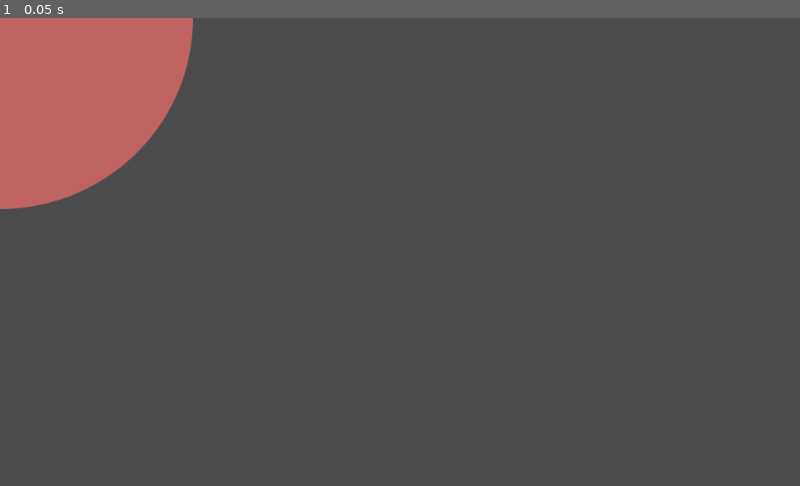
Above: before the commit, frame 1.
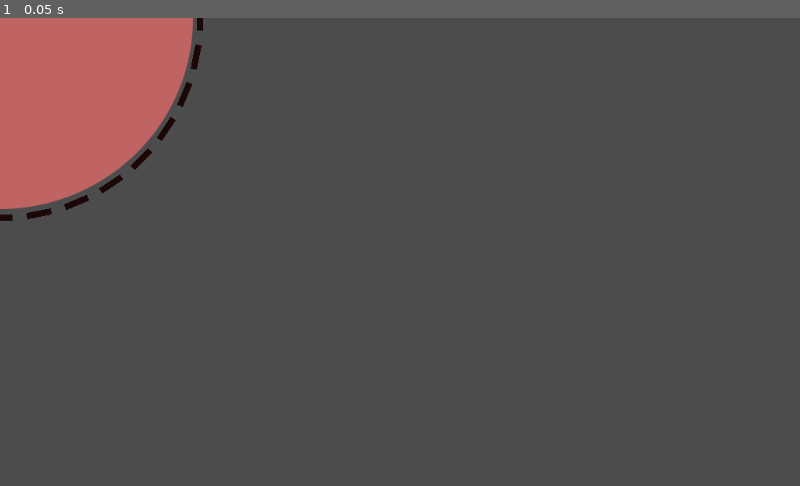
Above: after the commit, the same moment.

Repository: serrureriehurluberlesque/a_night_in_LA
Game: Godot game, scene res://Cellule.tscn
Same seed, same stepped clock (60 frames per second), same inputs: the game is played once before the commit and once after it.
Inputs:
- Up to frame 1 (0.05 s): no input

The runs differ from the first frame. In frame 1, 0.3% of the frame differs, in the area x 0-26%, y 0-44%.
Error before the commit: Parse Error: Expected an identifier for the member variable name. (res://Cellule.gd:10)

Commit message:
basic shit

Diff:
--- a/godot/Cellule.gd
+++ b/godot/Cellule.gd
@@ -4,24 +4,72 @@
 # var a = 2
 export var paroi_size = 32
 
+export var DNApath = 'DNA'
+
+#basal rates and shit
+export var translation_rate = 0
+export var degradation_rate = 1
+export var wall_repair_rate = 0
+export var DNA_repair_rate = 0
+export var enzymes = 0
+
+#apoptosis
+export var apoptosis = 0
+
 #all the shit in the cell that's bad
 export var stress_level = 0
-export var
+export var DNA_damage = 0
+export var wall_damage = 0
 
+#external factors
+export var OH_level = 0
+export var fat_level = 0
+export var cocaine_level = 0
+export var cocaethylene_level = 0
+export var virus_level = 0
 
 # Called when the node enters the scene tree for the first time.
 func _ready():
-    var packed_paroi = load("res://Paroi.tscn")
-    var da = 2 * PI / paroi_size
+	var packed_paroi = load("res://Paroi.tscn")
+	var da = 2 * PI / paroi_size
 
-    for i in range(paroi_size):
-        var paroi = packed_paroi.instance()
-        paroi.set_global_position(get_global_position() + Vector2(0.0, 256.0).rotated(da * i))
-        paroi.set_global_rotation(da * i)
-        add_child(paroi)
-        print("paroi créée")
+	for i in range(paroi_size):
+		var paroi = packed_paroi.instance()
+		paroi.set_global_position(get_global_position() + Vector2(0.0, 256.0).rotated(da * i))
+		paroi.set_global_rotation(da * i)
+		add_child(paroi)
+		print("paroi créée")
 
 
 # Called every frame. 'delta' is the elapsed time since the previous frame.
-#func _process(delta):
-#    pass
+func _physics_process(delta):
+
+        #le peouze et tout ce qui va avec
+	#wall_repair_rate = getNode(DNApath).getPosition() == 'Wall_repair'
+	#DNA_repair_rate = getNode(DNApath).getPosition() == 'DNA_repair'
+	#translation_rate = getNode(DNApath).getPosition() == 'Enzymes'
+
+	apoptosis = (2*DNA_damage + wall_damage + stress_level) / 300
+
+	wall_damage += stress_level / 100 - wall_repair_rate*20
+	DNA_damage += stress_level / 100 - DNA_repair_rate*10
+
+	stress_level += fat_level + 2*OH_level + 2*cocaine_level + 4*cocaethylene_level + 5*virus_level
+
+	#simple
+	fat_level -= enzymes / 5
+	OH_level -= enzymes / 10
+	cocaine_level -= enzymes / 2
+	cocaethylene_level -= enzymes / 10
+
+	enzymes += 2*translation_rate - degradation_rate
+
+	#later
+	#virus_level -= immune_defense
+	#immune_defense +=
+
+	#more realistic
+	#fat_level -= lipid_breakdown_enzymes
+	#OH_level -= alcohol_DH
+	#cocaine_level -= BCHE
+	#cocaethylene_level -= Carboxylesterases
